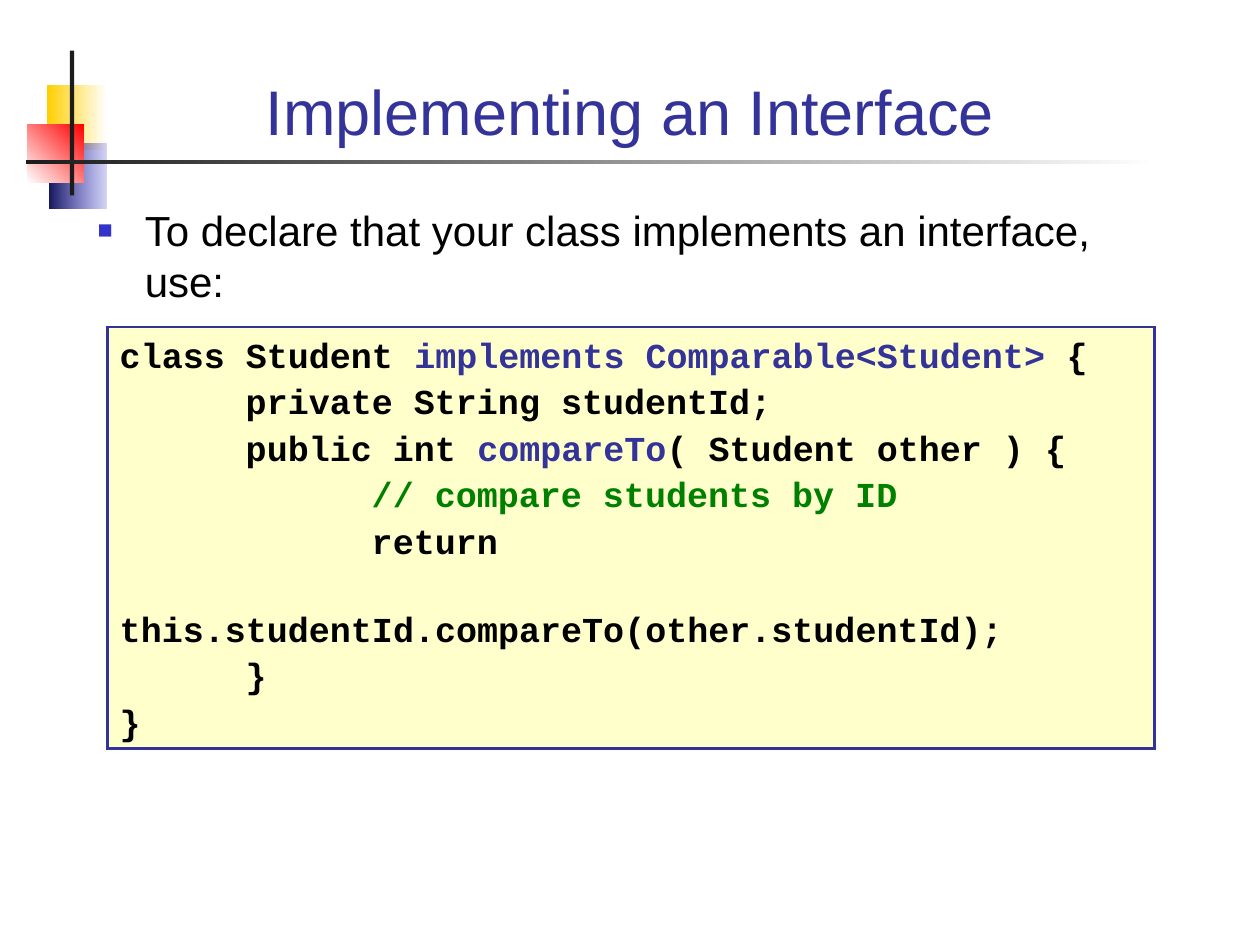
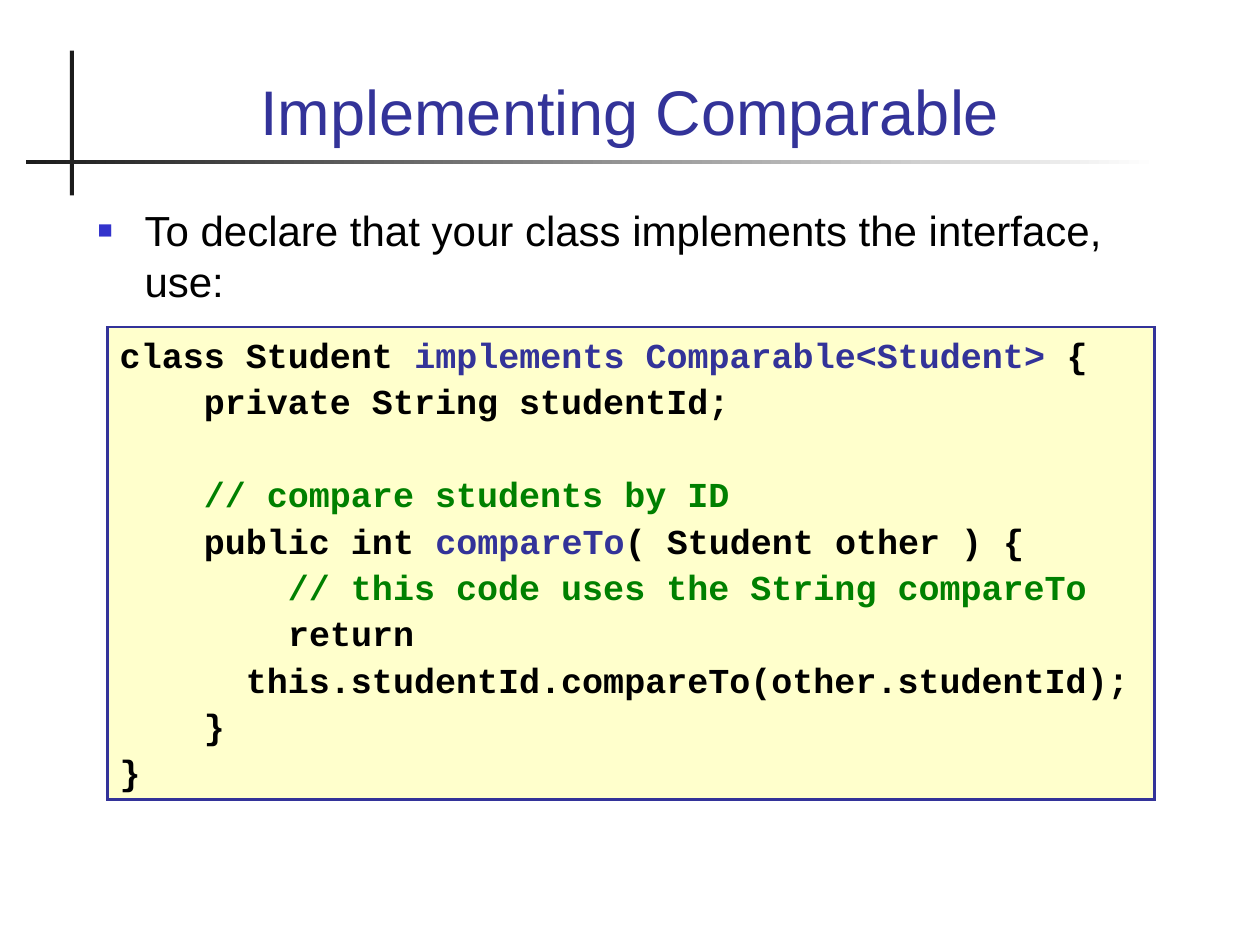
Before and after one commit to skeoop/skeoop.github.io, a slide deck: slide 10 of week3/Lexical-Order-and-Sorting.ppt. Drawn at 1260x945 pixels with LibreOffice and Linux fonts; fonts in the diff are those of the drawing. Boxes give left, top, right and bottom in pixels: in the first picture for what was removed or moved away, otherwise in the second. Text is boxed around its words. In the diff, an @@ line names an element or a change of style, - is before the commit and + after.

```diff
--- a/week3/Lexical-Order-and-Sorting.ppt
+++ b/week3/Lexical-Order-and-Sorting.ppt
@@ rectangle removed at (47,84,106,150) @@
@@ title at (261,89,999,147): text changed @@
-Implementing an Interface
+Implementing Comparable
@@ rectangle removed at (28,125,84,183) @@
@@ rectangle removed at (49,144,106,209) @@
@@ text at (145,215,1102,298): text changed @@
-■ To declare that your class implements an interface, use:
+■ To declare that your class implements the interface, use:
@@ rectangle "class Student implements Comparable<Student> {": place and size @@
-rectangle "class Student implements Comparable<Student> {" at (107,328,1154,750)
+rectangle "class Student implements Comparable<Student> {" at (107,328,1154,800)
@@ text in rectangle at (267,482,729,515): paragraph added @@
+// compare students by ID
@@ text in rectangle at (351,575,1087,608): text changed @@
-// compare students by ID
+// this code uses the String compareTo
```
Also in this commit, not shown: 12 other slides changed, 1 slide added, 18 other files.
